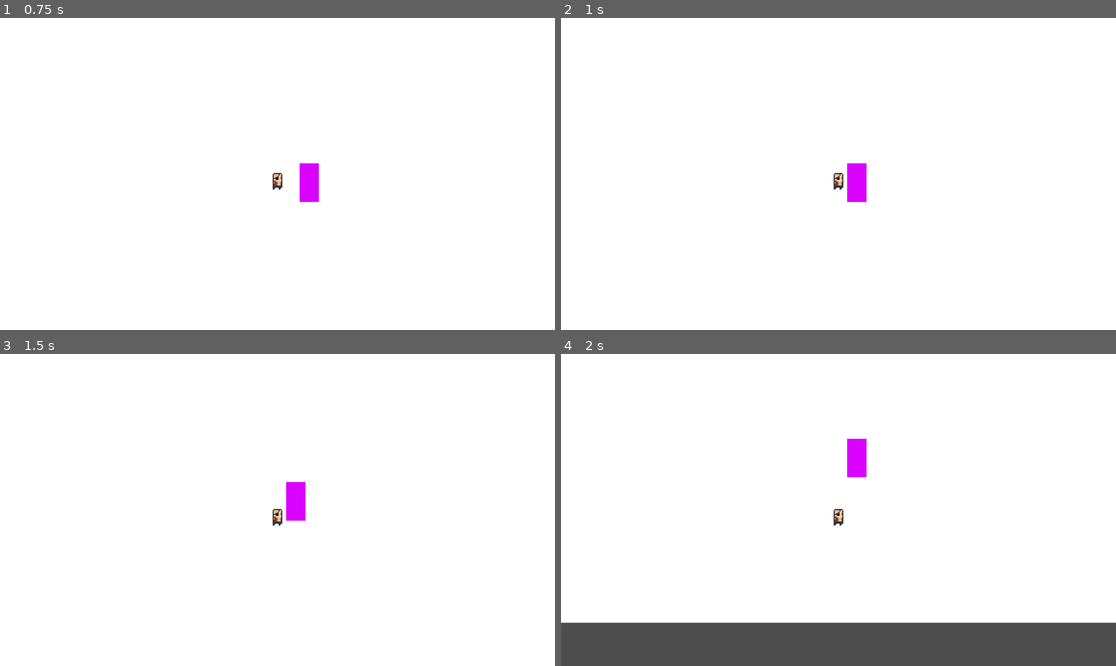
Above: before the commit, frames 1-4 (two rows, left to right).
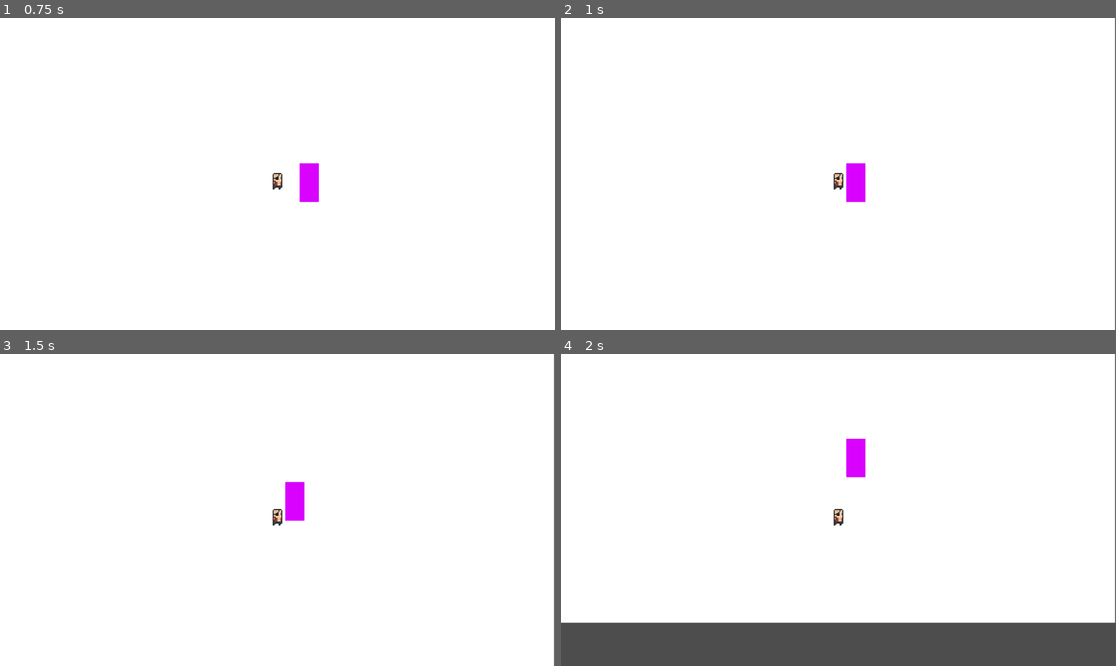
Above: after the commit, the same moments.

Repository: RaoulTheF00l/Hero-of-The-Grove
Game: Godot game, scene res://scenes/world/forest_clearing.tscn
Two runs of this game, one before a commit and one after it. Both use one fixed random seed, a clock stepped at 60 frames per second and the inputs below.
Inputs:
- Up to frame 1 (0.75 s): tap Enter at 0.5 s; hold Right (move_right) from 0.53 s (still down)
- Up to frame 2 (1 s): keep holding Right (move_right)
- Up to frame 3 (1.5 s): tap Space at 1.25 s; release Right (move_right) at 1.28 s; hold Down (move_down) from 1.28 s (still down)
- Up to frame 4 (2 s): keep holding Down (move_down)

Frame 1 is identical in both runs. In frame 2, 0.3% of the frame differs, in the area x 51-100%, y 0-100%; in frame 3, 0.3%; in frame 4, 0.3%.

Commit message:
Add basic collision test

Diff:
--- a/project.godot
+++ b/project.godot
@@ -20,21 +20,25 @@
 move_left={
 "deadzone": 0.2,
 "events": [Object(InputEventKey,"resource_local_to_scene":false,"resource_name":"","device":-1,"window_id":0,"alt_press …(195 unchanged characters)…
+, Object(InputEventKey,"resource_local_to_scene":false,"resource_name":"","device":-1,"window_id":0,"alt_pressed":false,"shift_pressed":false,"ctrl_pressed":false,"meta_pressed":false,"pressed":false,"keycode":0,"physical_keycode":65,"key_label":0,"unicode":97,"location":0,"echo":false,"script":null)
 ]
 }
 move_right={
 "deadzone": 0.2,
 "events": [Object(InputEventKey,"resource_local_to_scene":false,"resource_name":"","device":-1,"window_id":0,"alt_press …(195 unchanged characters)…
+, Object(InputEventKey,"resource_local_to_scene":false,"resource_name":"","device":-1,"window_id":0,"alt_pressed":false,"shift_pressed":false,"ctrl_pressed":false,"meta_pressed":false,"pressed":false,"keycode":0,"physical_keycode":68,"key_label":0,"unicode":100,"location":0,"echo":false,"script":null)
 ]
 }
 move_up={
 "deadzone": 0.2,
 "events": [Object(InputEventKey,"resource_local_to_scene":false,"resource_name":"","device":-1,"window_id":0,"alt_press …(195 unchanged characters)…
+, Object(InputEventKey,"resource_local_to_scene":false,"resource_name":"","device":-1,"window_id":0,"alt_pressed":false,"shift_pressed":false,"ctrl_pressed":false,"meta_pressed":false,"pressed":false,"keycode":0,"physical_keycode":87,"key_label":0,"unicode":119,"location":0,"echo":false,"script":null)
 ]
 }
 move_down={
 "deadzone": 0.2,
 "events": [Object(InputEventKey,"resource_local_to_scene":false,"resource_name":"","device":-1,"window_id":0,"alt_press …(195 unchanged characters)…
+, Object(InputEventKey,"resource_local_to_scene":false,"resource_name":"","device":-1,"window_id":0,"alt_pressed":false,"shift_pressed":false,"ctrl_pressed":false,"meta_pressed":false,"pressed":false,"keycode":0,"physical_keycode":83,"key_label":0,"unicode":115,"location":0,"echo":false,"script":null)
 ]
 }
 interact={
--- a/scenes/world/forest_clearing.tscn
+++ b/scenes/world/forest_clearing.tscn
@@ -3,7 +3,7 @@
 [ext_resource type="PackedScene" uid="uid://e5jpmp720e8r" path="res://scenes/player/player.tscn" id="1_4xe6v"]
 
 [sub_resource type="RectangleShape2D" id="RectangleShape2D_4xe6v"]
-size = Vector2(22, 42)
+size = Vector2(20, 41)
 
 [node name="ForestClearing" type="Node2D" unique_id=240979211]
 
@@ -14,13 +14,13 @@
 [node name="TestWall" type="StaticBody2D" parent="." unique_id=1451665587]
 position = Vector2(361, 169)
 
-[node name="ColorRect" type="ColorRect" parent="TestWall" unique_id=159599221]
+[node name="WallVisual" type="ColorRect" parent="TestWall" unique_id=159599221]
 offset_right = 20.0
 offset_bottom = 40.0
 color = Color(0.85251606, 0.010721606, 0.99999994, 1)
 
 [node name="CollisionShape2D" type="CollisionShape2D" parent="TestWall" unique_id=839886996]
-position = Vector2(10, 20)
+position = Vector2(10, 19.5)
 shape = SubResource("RectangleShape2D_4xe6v")
 
 [node name="Player" parent="." unique_id=1233149465 instance=ExtResource("1_4xe6v")]
